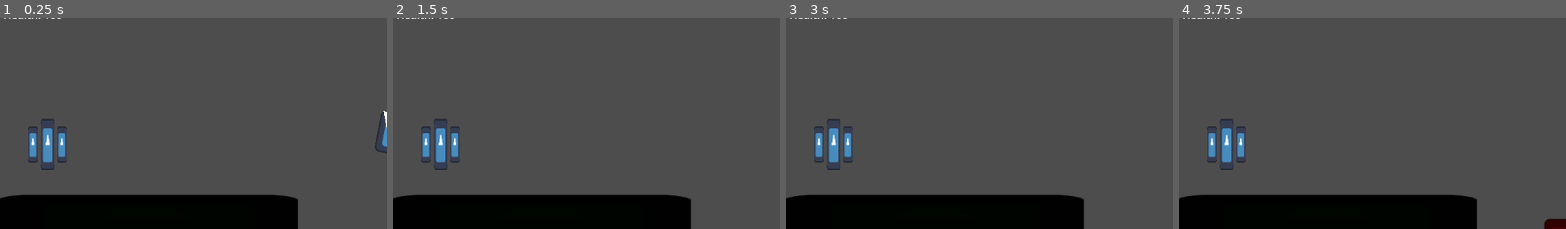
Above: before the commit, frames 1-4 (left to right).
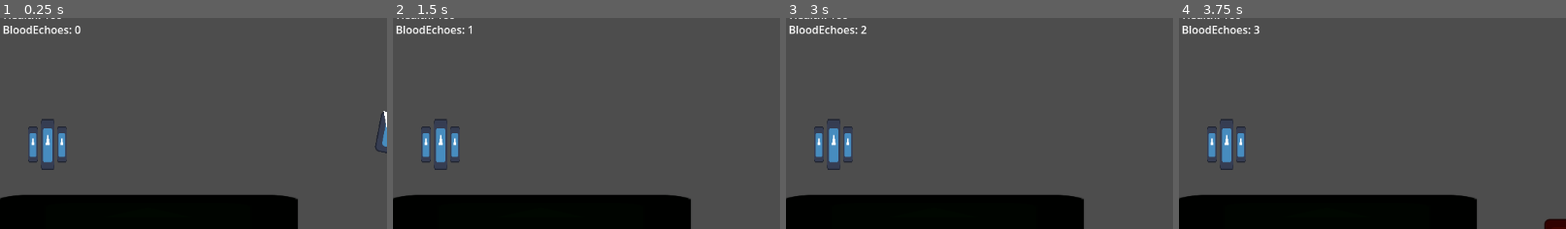
Above: after the commit, the same moments.

Repository: TheWhiteWolf0/Shooter-Game
Game: Godot game, scene res://Scenes/test_scence.tscn
The game is run twice, just before and just after one commit, with the same random seed, the same clock (stepped at 60 frames per second) and the same inputs. This scene is started directly instead of the project's main scene. The engine's default icon, where the game draws it, is replaced by a stand-in: a white triangle on a blue panel in a dark square.
Inputs (mouse positions are % of the whole screen's width and height, from its top left):
- Up to frame 1 (0.25 s): no input
- Up to frame 2 (1.5 s): move the mouse to (72, 46) at 0.52 s; hold D (Right) 0.53-1.28 s; click (72, 46) at 0.6 s; move the mouse to (30, 57) at 1.27 s; hold S (Down) from 1.28 s (still down); click (30, 57) at 1.35 s
- Up to frame 3 (3 s): move the mouse to (60, 29) at 2.02 s; release S (Down) at 2.03 s; hold D (Right) 2.03-2.78 s; click (60, 29) at 2.1 s; move the mouse to (45, 72) at 2.77 s; hold W (Up) from 2.78 s (still down); click (45, 72) at 2.85 s
- Up to frame 4 (3.75 s): move the mouse to (80, 67) at 3.52 s; release W (Up) at 3.53 s; hold A (Left) from 3.53 s (still down); click (80, 67) at 3.6 s
The pictures show only the part of the screen within x 0-50%, y 11-61%; the shares and areas given below are measured in that part.

The runs differ from the first frame. In frame 1, 0.5% of the frame differs, in the area x 0-21%, y 3-8%; in frame 2, 0.4%; in frame 3, 0.4%; in frame 4, 0.5%.

Commit message:
Added BloodEchoes gained when killing enemy(Chase)

Diff:
--- a/shootergame/Scenes/hud.tscn
+++ b/shootergame/Scenes/hud.tscn
@@ -28,3 +28,11 @@
 offset_bottom = 73.0
 text = "Health: "
 horizontal_alignment = 1
+
+[node name="BloodEchoes" type="Label" parent="CanvasLayer"]
+offset_left = 4.0
+offset_top = 72.0
+offset_right = 111.0
+offset_bottom = 96.0
+text = "BloodEchoes: "
+horizontal_alignment = 1
--- a/shootergame/Scripts/Enemy(Chase).gd
+++ b/shootergame/Scripts/Enemy(Chase).gd
@@ -34,5 +34,6 @@
 
 func _on_area_2d_area_entered(area: Area2D) -> void:
 	print("Hmmm")
+	GlobalVariables.Currency = GlobalVariables.Currency + 1
 	queue_free()
 	pass # Replace with function body.
--- a/shootergame/Scripts/hud.gd
+++ b/shootergame/Scripts/hud.gd
@@ -13,3 +13,4 @@
 	$CanvasLayer/reserve_ammo.text = "ReserveAmmo: " + str(GlobalVariables.reserve_ammo)
 	$CanvasLayer/mag_ammo.text = "MagAmmo: " + str(GlobalVariables.mag_ammo)
 	$CanvasLayer/player_Health.text = "Health: " + str(GlobalVariables.player_Health)
+	$CanvasLayer/BloodEchoes.text = "BloodEchoes: " + str(GlobalVariables.Currency)
